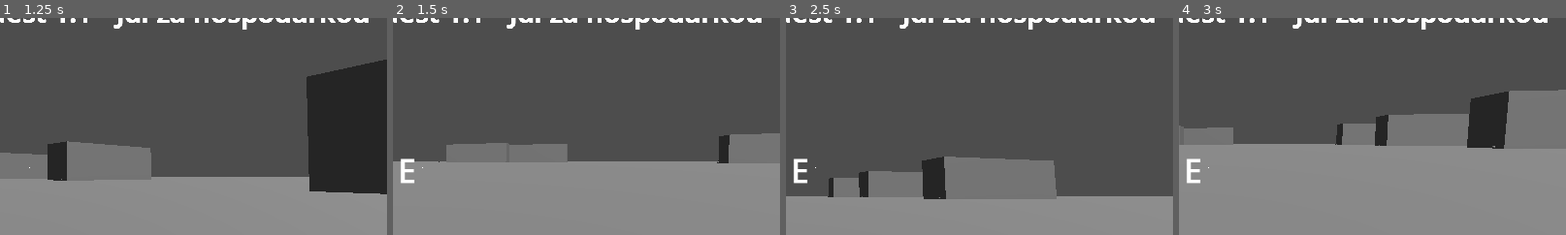
Above: before the commit, frames 1-4 (left to right).
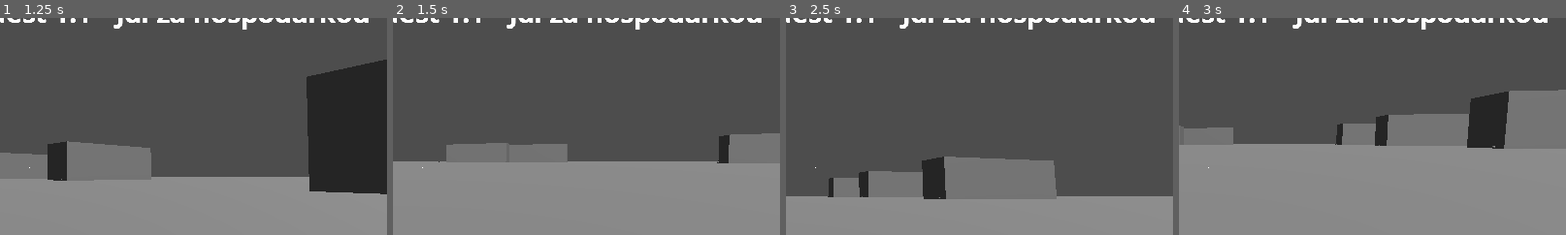
Above: after the commit, the same moments.

Repository: StrahovGameDev/StraHov
Game: Godot game, scene res://main_scene/game_manager.tscn
Same seed, same stepped clock (60 frames per second), same inputs: the game is played once before the commit and once after it.
Inputs (mouse positions are % of the whole screen's width and height, from its top left):
- Up to frame 1 (1.25 s): tap Enter (enter) at 0.5 s; move the mouse to (55, 50) at 0.52 s; hold Space (fly_up) from 0.53 s (still down); hold E (accept) from 0.53 s (still down)
- Up to frame 2 (1.5 s): keep holding Space (fly_up); move the mouse to (45, 50) at 1.27 s; release E (accept) at 1.28 s; tap E (accept) at 1.35 s
- Up to frame 3 (2.5 s): keep holding Space (fly_up); tap E (accept) at 2, 2.3 s; move the mouse to (52, 48) at 2.02 s; hold Enter (enter) from 2.03 s (still down)
- Up to frame 4 (3 s): keep holding Space (fly_up); tap E (accept) at 2.75, 2.85 s; move the mouse to (49, 52) at 2.77 s; release Enter (enter) at 2.78 s
The pictures show only the part of the screen within x 46-96%, y 16-65%; the shares and areas given below are measured in that part.

Frame 1 is identical in both runs. In frame 2, 0.3% of the frame differs, in the area x 2-6%, y 64-77%; in frame 3, 0.3%; in frame 4, 0.3%.

Commit message:
fix: Fixed dialog

Diff:
--- a/dialog_trigger.gd
+++ b/dialog_trigger.gd
@@ -14,6 +14,7 @@
 func _on_area_3d_body_entered(body: Node3D) -> void:
 	if body.is_in_group("player"):
 		body.dialog_label.visible = true
+		body.is_dialog_pressable = true
 		body.current_dialog = text
 
 
@@ -21,3 +22,5 @@
 	if body.is_in_group("player"):
 		body.dialog_label.visible = false
 		body.current_dialog = ""
+		body.is_dialog_pressable = false
+		body.dialog.visible = false
--- a/player.gd
+++ b/player.gd
@@ -10,6 +10,7 @@
 var mouse_sens = 0.5
 
 var current_dialog = ""
+var is_dialog_pressable = false
 
 var gravity = ProjectSettings.get_setting("physics/3d/default_gravity")
 
@@ -58,11 +59,11 @@
 		last_space_pressed_time = current_time
 	#endregion
 
-	if event.is_action_pressed("accept") and !dialog.visible:
+	if event.is_action_pressed("accept") and !dialog.visible and is_dialog_pressable:
 		dialog.text = current_dialog
 		dialog_label.visible = false
 		dialog.visible = true
-	elif event.is_action_pressed("accept") and dialog.visible:
+	elif event.is_action_pressed("accept") and dialog.visible and is_dialog_pressable:
 		dialog.visible = false
 		dialog_label.visible = true
 
